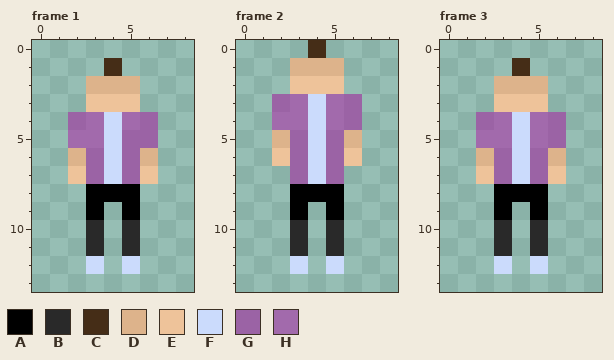
Pixel-art file: Assets/PersonalAssets/NPC/Day4/Man3DayFourCorrectFrontIdle.aseprite. The first picture shows the starting point.
9x14 pixels, 3 frames. Shown: frame 1, frame 2, frame 3.
Palette (. is transparent): A #000000  B #292929  C #452d17  D #ddb38b  E #eec39a  F #cbdbfc  G #9b63a5  H #a26aac
Pixels before, frame 1, first column x 2:
 1 ..C..
 2 .DDD.
 3 .EEE.
 4 GHFHG
 5 HHFGG
 6 DGFGD
 7 EGFGE
 8 .AAA.
 9 .A.A.
10 .B.B.
11 .B.B.
12 .F.F.
Pixels before, frame 2, first column x 2:
 0 ..C..
 1 .DDD.
 2 .EEE.
 3 GHFHG
 4 HHFHG
 5 DGFGD
 6 EGFGE
 7 .GFG.
 8 .AAA.
 9 .A.A.
10 .B.B.
11 .B.B.
12 .F.F.
Pixels before, frame 3, first column x 2:
 1 ..C..
 2 .DDD.
 3 .EEE.
 4 GHFHG
 5 HHFHG
 6 DGFGD
 7 EGFGE
 8 .AAA.
 9 .A.A.
10 .B.B.
11 .B.B.
12 .F.F.
And afterwards:
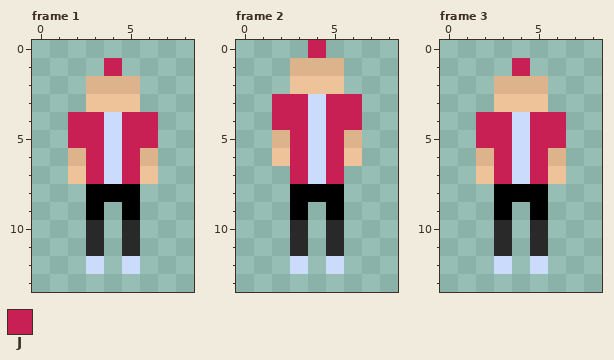
Colours new in this view: J #c82055
What changed:
Frame 1:
The author changed colour C to colour J in row 1 at x 4.
The author changed colour G to colour J in row 4 at x 2 and 6; in row 5 at x 5 to 6; in rows 6 to 7 at x 3 and 5.
The author changed colour H to colour J in row 4 at x 3 and 5; in row 5 at x 2 to 3.
Frame 2:
The author changed colour C to colour J in row 0 at x 4.
The author changed colour G to colour J in row 3 at x 2 and 6; in row 4 at x 6; in rows 5 to 7 at x 3 and 5.
The author changed colour H to colour J in row 3 at x 3 and 5; in row 4 at x 2 to 3 and 5.
Frame 3:
The author changed colour C to colour J in row 1 at x 4.
The author changed colour G to colour J in row 4 at x 2 and 6; in row 5 at x 6; in rows 6 to 7 at x 3 and 5.
The author changed colour H to colour J in row 4 at x 3 and 5; in row 5 at x 2 to 3 and 5.
